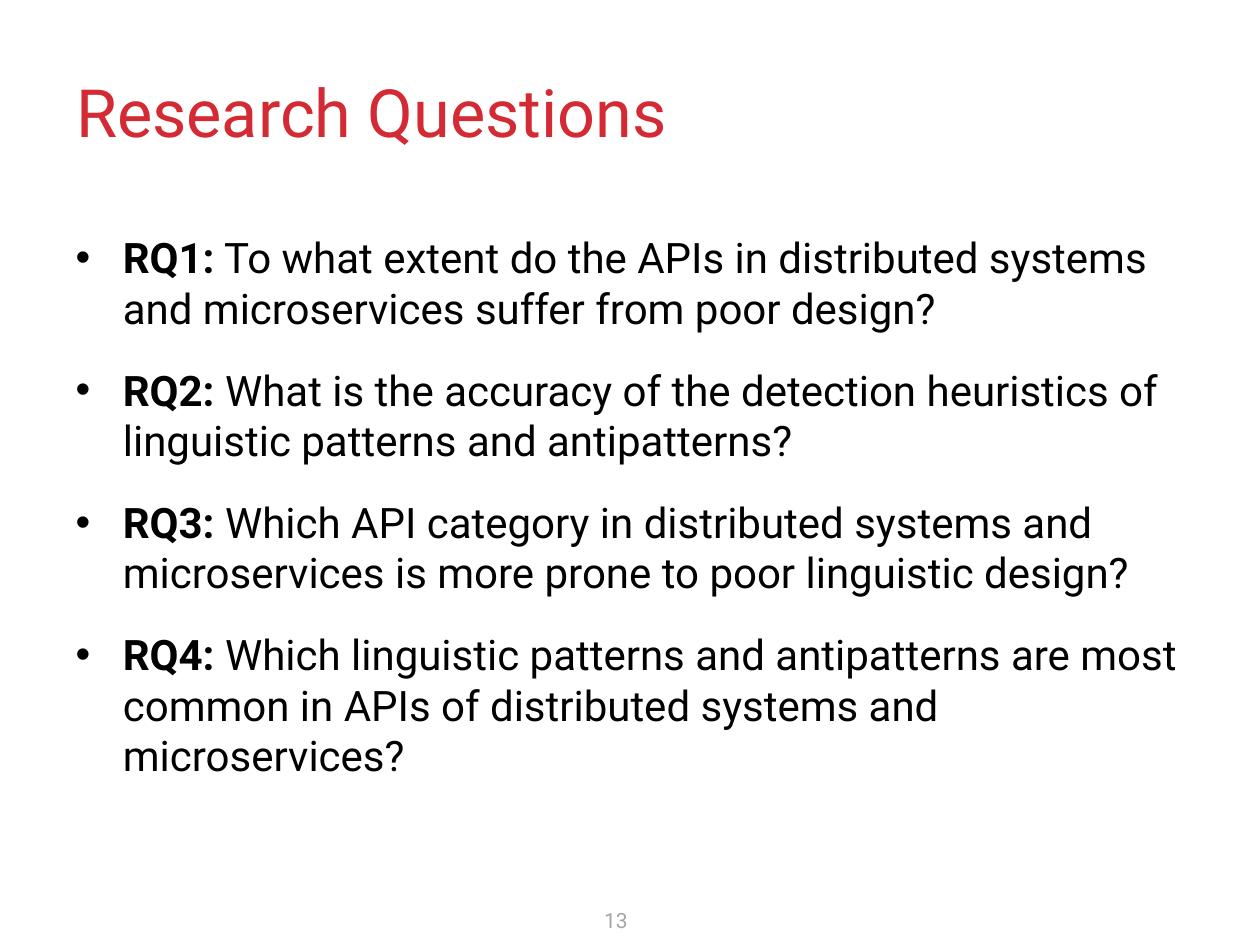
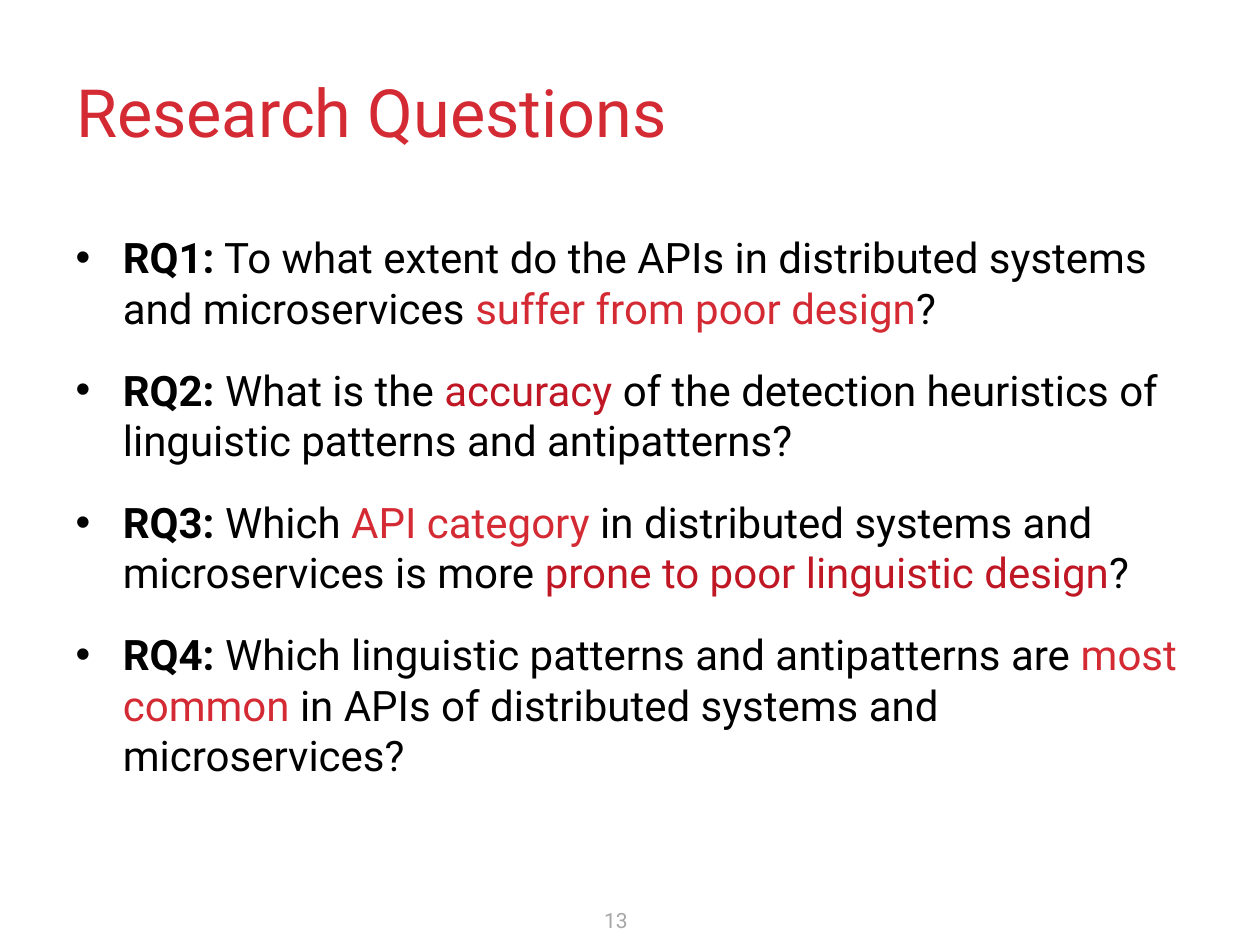
Before and after one commit to krishnodey/API-Quality, a slide deck: slide 13 of Cascon-Resources/Presentation/CASCON-2024.pptx. Drawn at 1260x945 pixels with LibreOffice and Linux fonts; fonts in the diff are those of the drawing. Boxes give left, top, right and bottom in pixels: in the first picture for what was removed or moved away, otherwise in the second. Text is boxed around its words. In the diff, an @@ line names an element or a change of style, - is before the commit and + after.

```diff
--- a/Cascon-Resources/Presentation/CASCON-2024.pptx
+++ b/Cascon-Resources/Presentation/CASCON-2024.pptx
@@ text "RQ1: To what extent do ..." at (123, 241, 1177, 772): text colour #000000 to #D42A33 in "suffer from poor design?", "API category", "most common"; text colour #000000 to #C01725 in "accuracy", "prone to poor linguistic design?" @@
```
Also in this commit, not shown: 8 other slides changed.
